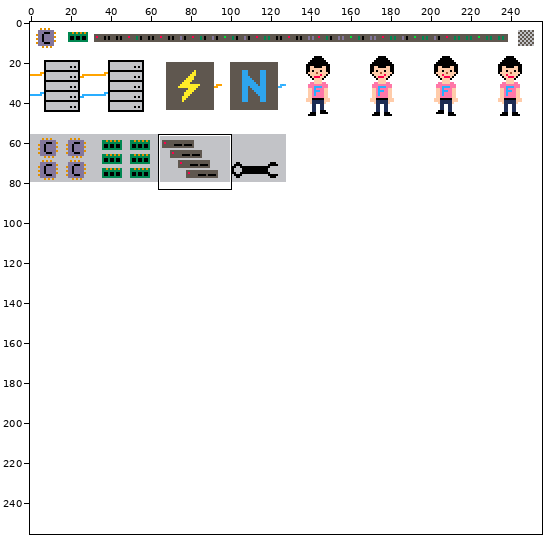
Sprite sheet, stored at gamejam/assets/spritesheet.png. Above, an overview of the earlier version with the close-up marked.
Close-up. Before the commit:
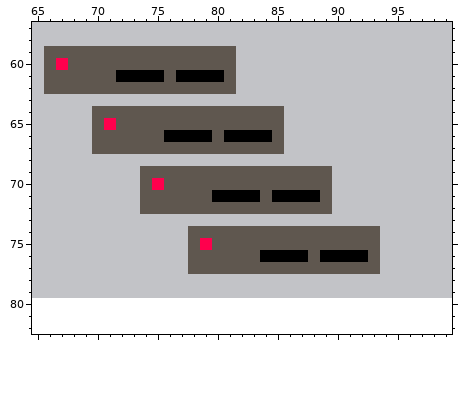
The file is 256x256 pixels. Colours within 5 levels of each other are drawn and written as one. Shown: x 65..99, y 57..82.
And afterwards:
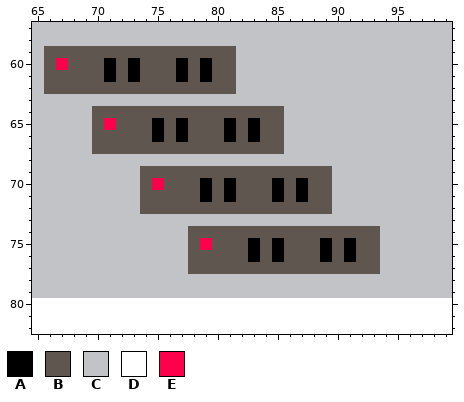
Palette (. is transparent): A #000000  B #5f574f  C #c2c3c7  D #ffffff  E #ff004d
Diff:
@@ x 69..82 @@
 59 BBBBBBBBBBBBBC
-60 BBBBBBBBBBBBBC
-61 BBBAAAABAAAABC
+60 BBABABBBABABBC
+61 BBABABBBABABBC
 62 BBBBBBBBBBBBBC
@@ x 73..86 @@
 64 BBBBBBBBBBBBBC
-65 BBBBBBBBBBBBBC
-66 BBBAAAABAAAABC
+65 BBABABBBABABBC
+66 BBABABBBABABBC
 67 BBBBBBBBBBBBBC
@@ x 77..90 @@
 69 BBBBBBBBBBBBBC
-70 BBBBBBBBBBBBBC
-71 BBBAAAABAAAABC
+70 BBABABBBABABBC
+71 BBABABBBABABBC
 72 BBBBBBBBBBBBBC
@@ x 81..94 @@
 74 BBBBBBBBBBBBBC
-75 BBBBBBBBBBBBBC
-76 BBBAAAABAAAABC
+75 BBABABBBABABBC
+76 BBABABBBABABBC
 77 BBBBBBBBBBBBBC
Where, in picture pixels (left, top, right, bottom), the same in both close-ups:
changed: (104, 58, 320, 202)
changed: (248, 238, 368, 262)
